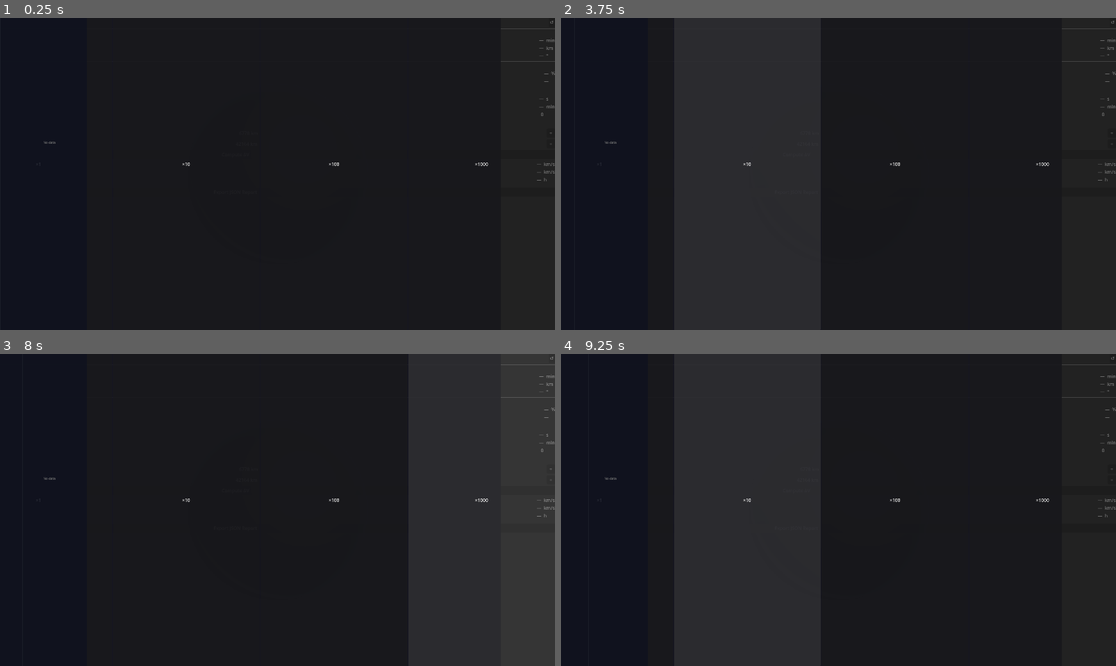
Above: before the commit, frames 1-4 (two rows, left to right).
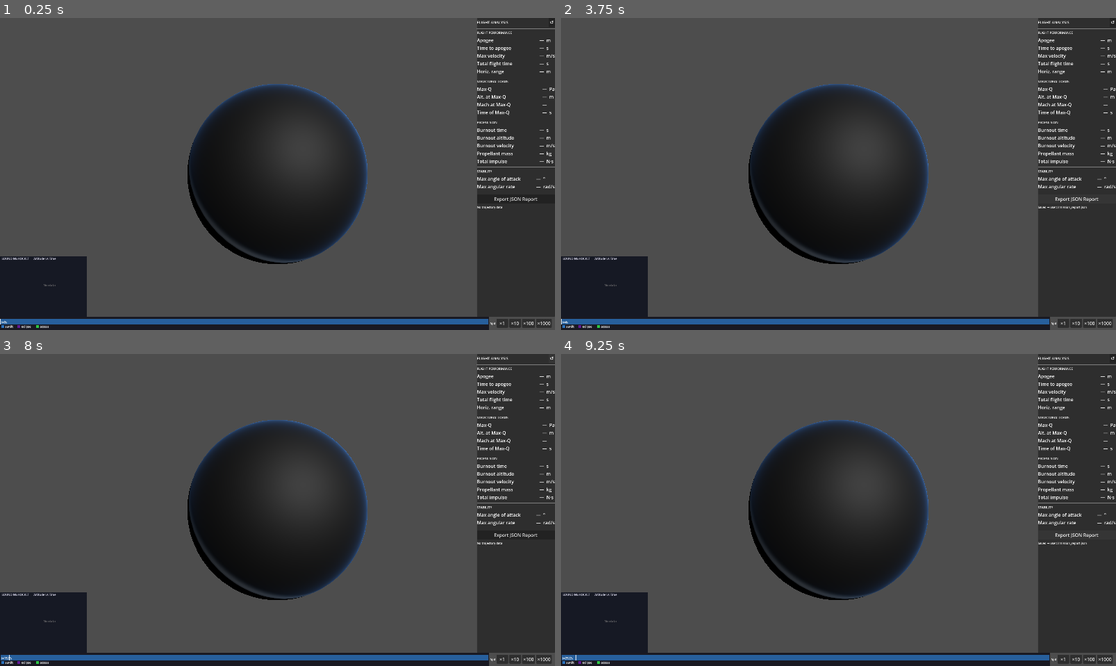
Above: after the commit, the same moments.

Repository: MrVeGGi3/vsl
Game: Godot game, scene res://scenes/main.tscn
The game is run twice, just before and just after one commit, with the same random seed, the same clock (stepped at 60 frames per second) and the same inputs.
Inputs (mouse positions are in pixels of both pictures, inside the frame that each line leads up to):
- Up to frame 1 (0.25 s): no input
- Up to frame 2 (3.75 s): click "↺" at 0.5 s; click (1110, 133) at 1.25 s, where only the run before the commit has a clickable "+"; click (1110, 142) at 2 s, where only the run before the commit has a clickable "+"; click (794, 155) at 2.75 s, where only the run before the commit has a clickable "Compute ΔV"; click "Export JSON Report" at 3.5 s
- Up to frame 3 (8 s): click "×1" at 4.25 s; click "×10" at 5 s; click "×100" at 5.75 s; click "×1000" at 6.5 s; click "↺" at 7.25 s
- Up to frame 4 (9.25 s): click (1110, 469) at 8 s, where only the run before the commit has a clickable "+"; click "Export JSON Report" at 8.75 s

The runs differ from the first frame. In frame 1, 71% of the frame differs, in the area x 0-100%, y 0-100%; in frame 2, 74%; in frame 3, 71%; in frame 4, 74%.

Commit message:
fix(trajectory): correct 6-DOF stability and flight analysis UI
- Fix aerodynamic torque sign: use r_cp × F_aero_body (cross product)
  instead of scalar τ_y from unsigned AoA — was destabilizing pitch-down
  perturbations and causing max_angular_rate=1400 rad/s
- Fix AoA discontinuity at apogee: atan(v_perp, v_body_z) replaces
  acos(vz/v_mag) with hard cutoff at v_mag=1 m/s — eliminated MaxIters
- Add drag-only regime for AoA beyond table bounds (post-apogee phase),
  prevents non-physical CN extrapolation during descent
- Add landing ContinuousCallback to stop ODE at z=0
- Report max_aoa/max_omega only during ascent (vz > 0 filter)
- Reorient AnalysisPanel to flight metrics (Max-Q, burnout, stability)
- Add SolverBridge.get_trajectory_summary()
- Dynamic layout for all UI panels; clip_contents on TrajectoryPanel
All 484 tests passing.

Co-Authored-By: Claude Sonnet 4.6 <noreply@anthropic.com>

Diff:
--- a/godot/project/scenes/main.tscn
+++ b/godot/project/scenes/main.tscn
@@ -55,7 +55,5 @@
 [node name="AnalysisPanel" parent="UILayer" unique_id=1442753459 instance=ExtResource("4")]
 
 [node name="MissionTimeline" parent="UILayer" unique_id=1239035440 instance=ExtResource("5")]
-layout_mode = 3
-anchors_preset = 0
 
 [node name="TrajectoryPanel" parent="UILayer" unique_id=987654321 instance=ExtResource("9")]
--- a/godot/project/scripts/analysis_panel.gd
+++ b/godot/project/scripts/analysis_panel.gd
@@ -1,27 +1,35 @@
 extends PanelContainer
 
-var _period_val:       Label
-var _alt_val:          Label
-var _incl_val:         Label
-var _eclipse_frac_val: Label
-var _eclipse_n_val:    Label
-var _next_pass_val:    Label
-var _avg_dur_val:      Label
-var _n_passes_val:     Label
-var _r1_val:           float = 6778.0
-var _r2_val:           float = 42164.0
-var _r1_label:         Label
-var _r2_label:         Label
-var _dv1_val:          Label
-var _dv2_val:          Label
-var _tof_val:          Label
-var _status_label:     Label
+var _apogee_val:      Label
+var _apogee_t_val:    Label
+var _max_v_val:       Label
+var _flight_t_val:    Label
+var _range_val:       Label
+
+var _max_q_val:       Label
+var _max_q_alt_val:   Label
+var _max_q_mach_val:  Label
+var _max_q_t_val:     Label
+
+var _burnout_t_val:   Label
+var _burnout_alt_val: Label
+var _burnout_v_val:   Label
+var _prop_mass_val:   Label
+var _impulse_val:     Label
+
+var _aoa_val:         Label
+var _omega_val:       Label
+
+var _status_label:    Label
+
+func _do_layout() -> void:
+	var vp := get_viewport_rect().size
+	set_position(Vector2(vp.x - 270.0, 0.0))
+	set_size(Vector2(270.0, vp.y - 46.0))
 
 func _ready() -> void:
-	set_anchor_and_offset(SIDE_LEFT,   1.0, -290.0)
-	set_anchor_and_offset(SIDE_RIGHT,  1.0,    0.0)
-	set_anchor_and_offset(SIDE_TOP,    0.0,    0.0)
-	set_anchor_and_offset(SIDE_BOTTOM, 1.0,    0.0)
+	_do_layout()
+	get_viewport().size_changed.connect(_do_layout)
 
 	var outer := VBoxContainer.new()
 	outer.size_flags_vertical = Control.SIZE_EXPAND_FILL
@@ -40,10 +48,10 @@
 	inner.size_flags_horizontal = Control.SIZE_EXPAND_FILL
 	scroll.add_child(inner)
 
-	_build_orbit_section(inner)
-	_build_eclipse_section(inner)
-	_build_access_section(inner)
-	_build_maneuver_section(inner)
+	_build_performance_section(inner)
+	_build_loads_section(inner)
+	_build_propulsion_section(inner)
+	_build_stability_section(inner)
 	_build_report_section(inner)
 
 	_status_label = Label.new()
@@ -56,7 +64,7 @@
 	var hbox := HBoxContainer.new()
 	parent.add_child(hbox)
 	var title := Label.new()
-	title.text = "MISSION ANALYSIS"
+	title.text = "FLIGHT ANALYSIS"
 	title.add_theme_font_size_override("font_size", 13)
 	title.size_flags_horizontal = Control.SIZE_EXPAND_FILL
 	hbox.add_child(title)
@@ -67,46 +75,40 @@
 	hbox.add_child(refresh_btn)
 	parent.add_child(HSeparator.new())
 
-func _build_orbit_section(parent: VBoxContainer) -> void:
-	_section_label(parent, "ORBIT")
+func _build_performance_section(parent: VBoxContainer) -> void:
+	_section_label(parent, "FLIGHT PERFORMANCE")
 	var grid := _new_grid(parent)
-	_period_val = _grid_row(grid, "Time per orbit", "—", "min")
-	_alt_val    = _grid_row(grid, "Altitude",       "—", "km")
-	_incl_val   = _grid_row(grid, "Inclination",    "—", "°")
+	_apogee_val   = _grid_row(grid, "Apogee",           "—", "m")
+	_apogee_t_val = _grid_row(grid, "Time to apogee",   "—", "s")
+	_max_v_val    = _grid_row(grid, "Max velocity",      "—", "m/s")
+	_flight_t_val = _grid_row(grid, "Total flight time", "—", "s")
+	_range_val    = _grid_row(grid, "Horiz. range",      "—", "m")
 	parent.add_child(HSeparator.new())
 
-func _build_eclipse_section(parent: VBoxContainer) -> void:
-	_section_label(parent, "ECLIPSE  (24 h)")
+func _build_loads_section(parent: VBoxContainer) -> void:
+	_section_label(parent, "STRUCTURAL LOADS")
 	var grid := _new_grid(parent)
-	_eclipse_frac_val = _grid_row(grid, "Time in shadow", "—", "%")
-	_eclipse_n_val    = _grid_row(grid, "Shadow periods", "—", "")
+	_max_q_val      = _grid_row(grid, "Max-Q",          "—", "Pa")
+	_max_q_alt_val  = _grid_row(grid, "Alt. at Max-Q",  "—", "m")
+	_max_q_mach_val = _grid_row(grid, "Mach at Max-Q",  "—", "")
+	_max_q_t_val    = _grid_row(grid, "Time of Max-Q",  "—", "s")
 	parent.add_child(HSeparator.new())
 
-func _build_access_section(parent: VBoxContainer) -> void:
-	_section_label(parent, "GROUND STATION  (Brasília, 5° mask)")
+func _build_propulsion_section(parent: VBoxContainer) -> void:
+	_section_label(parent, "PROPULSION")
 	var grid := _new_grid(parent)
-	_next_pass_val = _grid_row(grid, "Next pass in",    "—", "s")
-	_avg_dur_val   = _grid_row(grid, "Contact duration", "—", "min")
-	_n_passes_val  = _grid_row(grid, "Passes today",    "—", "")
+	_burnout_t_val   = _grid_row(grid, "Burnout time",     "—", "s")
+	_burnout_alt_val = _grid_row(grid, "Burnout altitude", "—", "m")
+	_burnout_v_val   = _grid_row(grid, "Burnout velocity", "—", "m/s")
+	_prop_mass_val   = _grid_row(grid, "Propellant mass",  "—", "kg")
+	_impulse_val     = _grid_row(grid, "Total impulse",    "—", "N·s")
 	parent.add_child(HSeparator.new())
 
-func _build_maneuver_section(parent: VBoxContainer) -> void:
-	_section_label(parent, "ORBITAL TRANSFER  (Hohmann)")
-	_r1_label = _spin_row(parent, "From orbit", _r1_val, 100.0,
-		func(v): _r1_val = v; _compute_hohmann())
-	_r2_label = _spin_row(parent, "To orbit  ", _r2_val, 500.0,
-		func(v): _r2_val = v; _compute_hohmann())
-
-	var btn := Button.new()
-	btn.text = "Compute ΔV"
-	btn.focus_mode = Control.FOCUS_NONE
-	btn.pressed.connect(_compute_hohmann)
-	parent.add_child(btn)
-
+func _build_stability_section(parent: VBoxContainer) -> void:
+	_section_label(parent, "STABILITY")
 	var grid := _new_grid(parent)
-	_dv1_val = _grid_row(grid, "ΔV departure", "—", "km/s")
-	_dv2_val = _grid_row(grid, "ΔV arrival",   "—", "km/s")
-	_tof_val = _grid_row(grid, "Transit time",  "—", "h")
+	_aoa_val   = _grid_row(grid, "Max angle of attack", "—", "°")
+	_omega_val = _grid_row(grid, "Max angular rate",    "—", "rad/s")
 	parent.add_child(HSeparator.new())
 
 func _build_report_section(parent: VBoxContainer) -> void:
@@ -123,57 +125,37 @@
 	if bridge == null:
 		_set_status("Bridge offline")
 		return
+	if not bridge.has_method("get_trajectory_summary"):
+		_set_status("get_trajectory_summary not available")
+		return
 	_set_status("")
 
-	if bridge.has_method("get_mission_summary"):
-		var d: Dictionary = bridge.get_mission_summary()
-		if d.has("period_s"):
-			_period_val.text = "%.1f" % (float(d["period_s"]) / 60.0)
-		if d.has("altitude_km"):
-			_alt_val.text = "%.0f" % float(d["altitude_km"])
-		if d.has("inclination_deg"):
-			_incl_val.text = "%.1f" % float(d["inclination_deg"])
+	var d: Dictionary = bridge.get_trajectory_summary()
+	if d.is_empty():
+		_set_status("No trajectory data")
+		return
 
-	if bridge.has_method("get_eclipse_result"):
-		var ecl: Dictionary = bridge.get_eclipse_result()
-		if ecl.has("fraction"):
-			_eclipse_frac_val.text = "%.1f" % (float(ecl["fraction"]) * 100.0)
-		if ecl.has("n_periods"):
-			_eclipse_n_val.text = str(int(ecl["n_periods"]))
+	_apogee_val.text   = "%.0f"   % float(d.get("apogee_m",          0.0))
+	_apogee_t_val.text = "%.1f"   % float(d.get("apogee_time_s",     0.0))
+	var v_mps: float   = float(d.get("max_velocity_mps",  0.0))
+	var v_mach: float  = float(d.get("max_velocity_mach", 0.0))
+	_max_v_val.text    = "%.0f (M%.2f)" % [v_mps, v_mach]
+	_flight_t_val.text = "%.1f"   % float(d.get("landing_time_s",    0.0))
+	_range_val.text    = "%.0f"   % float(d.get("range_m",           0.0))
 
-	if bridge.has_method("get_access_windows"):
-		var wins: Array = bridge.get_access_windows()
-		_n_passes_val.text = str(wins.size())
-		if wins.size() > 0:
-			var total_dur := 0.0
-			for w in wins:
-				total_dur += float(w["t_end_s"]) - float(w["t_start_s"])
-			_avg_dur_val.text = "%.1f" % (total_dur / wins.size() / 60.0)
-			if bridge.has_method("get_sim_time_s"):
-				var t_now: float = bridge.get_sim_time_s()
-				var next_dt := INF
-				for w in wins:
-					var ts := float(w["t_start_s"])
-					if ts > t_now:
-						next_dt = minf(next_dt, ts - t_now)
-				_next_pass_val.text = "%.0f" % next_dt if next_dt < INF else "N/A"
+	_max_q_val.text      = "%.0f"  % float(d.get("max_q_pa",         0.0))
+	_max_q_alt_val.text  = "%.0f"  % float(d.get("max_q_altitude_m", 0.0))
+	_max_q_mach_val.text = "%.3f"  % float(d.get("max_q_mach",       0.0))
+	_max_q_t_val.text    = "%.2f"  % float(d.get("max_q_time_s",     0.0))
 
-func _compute_hohmann() -> void:
-	var bridge := get_node_or_null("/root/Main/SolverBridge")
-	if bridge == null or not bridge.has_method("compute_hohmann"):
-		_set_status("compute_hohmann not available")
-		return
-	if _r1_val <= 0.0 or _r2_val <= 0.0:
-		_set_status("Invalid radii")
-		return
-	var res: Dictionary = bridge.compute_hohmann(_r1_val, _r2_val)
-	if res.is_empty():
-		_set_status("Hohmann failed")
-		return
-	if res.has("dv1_kms"): _dv1_val.text = "%.4f" % float(res["dv1_kms"])
-	if res.has("dv2_kms"): _dv2_val.text = "%.4f" % float(res["dv2_kms"])
-	if res.has("tof_s"):   _tof_val.text  = "%.2f" % (float(res["tof_s"]) / 3600.0)
-	_set_status("")
+	_burnout_t_val.text   = "%.2f" % float(d.get("burnout_time_s",       0.0))
+	_burnout_alt_val.text = "%.0f" % float(d.get("burnout_altitude_m",   0.0))
+	_burnout_v_val.text   = "%.0f" % float(d.get("burnout_velocity_mps", 0.0))
+	_prop_mass_val.text   = "%.2f" % float(d.get("propellant_mass_kg",   0.0))
+	_impulse_val.text     = "%.0f" % float(d.get("total_impulse_ns",     0.0))
+
+	_aoa_val.text   = "%.1f" % float(d.get("max_aoa_deg",            0.0))
+	_omega_val.text = "%.3f" % float(d.get("max_angular_rate_rad_s", 0.0))
 
 func _export_report() -> void:
 	var bridge := get_node_or_null("/root/Main/SolverBridge")
@@ -212,42 +194,6 @@
 	grid.add_child(u)
 	return v
 
-func _make_label(parent: HBoxContainer, text: String) -> void:
-	var lbl := Label.new()
-	lbl.text = text
-	parent.add_child(lbl)
-
-func _spin_row(parent: VBoxContainer, label_text: String, initial: float,
-               step: float, on_change: Callable) -> Label:
-	var row := HBoxContainer.new()
-	parent.add_child(row)
-	_make_label(row, label_text + " ")
-	var btn_minus := Button.new()
-	btn_minus.text = "−"
-	btn_minus.focus_mode = Control.FOCUS_NONE
-	btn_minus.custom_minimum_size = Vector2(28, 0)
-	row.add_child(btn_minus)
-	var val_lbl := Label.new()
-	val_lbl.text = "%.0f km" % initial
-	val_lbl.size_flags_horizontal = Control.SIZE_EXPAND_FILL
-	val_lbl.horizontal_alignment = HORIZONTAL_ALIGNMENT_CENTER
-	row.add_child(val_lbl)
-	var btn_plus := Button.new()
-	btn_plus.text = "+"
-	btn_plus.focus_mode = Control.FOCUS_NONE
-	btn_plus.custom_minimum_size = Vector2(28, 0)
-	row.add_child(btn_plus)
-	var state := [initial]  # Array as mutable reference — float is captured by value in GDScript 4
-	btn_minus.pressed.connect(func():
-		state[0] = maxf(state[0] - step, 6371.0 + 100.0)
-		val_lbl.text = "%.0f km" % state[0]
-		on_change.call(state[0]))
-	btn_plus.pressed.connect(func():
-		state[0] += step
-		val_lbl.text = "%.0f km" % state[0]
-		on_change.call(state[0]))
-	return val_lbl
-
 func _set_status(msg: String) -> void:
 	if _status_label:
 		_status_label.text = msg
--- a/godot/project/scripts/mission_timeline.gd
+++ b/godot/project/scripts/mission_timeline.gd
@@ -1,9 +1,11 @@
 extends Control
 
-const BTN_AREA_W  := 180.0
-const BAR_Y       := 12.0
-const BAR_H       := 22.0
+const BTN_AREA_W  := 200.0
+const BTN_MARGIN  :=  24.0   # gap between right edge of screen and HBox
+const BAR_Y       := 8.0
+const BAR_H       := 18.0
 const LABEL_SIZE  := 10
+const STRIP_H     := 46.0
 
 var _eclipse_starts: PackedFloat64Array = PackedFloat64Array()
 var _eclipse_ends:   PackedFloat64Array = PackedFloat64Array()
@@ -11,35 +13,43 @@
 var _duration_s: float = 86400.0
 var _t_now:      float = 0.0
 
-var _frame_tick: int = 0
+var _frame_tick:  int = 0
+var _speed_hbox: HBoxContainer
 
 func _ready() -> void:
-	set_anchor_and_offset(SIDE_LEFT,   0.0,    0.0)
-	set_anchor_and_offset(SIDE_RIGHT,  1.0,    0.0)
-	set_anchor_and_offset(SIDE_TOP,    1.0,  -68.0)
-	set_anchor_and_offset(SIDE_BOTTOM, 1.0,    0.0)
+	_build_speed_buttons()
+	_do_layout()
+	get_viewport().size_changed.connect(_do_layout)
 
-	_build_speed_buttons()
+func _do_layout() -> void:
+	var vp := get_viewport_rect().size
+	set_position(Vector2(0.0, vp.y - STRIP_H))
+	set_size(Vector2(vp.x, STRIP_H))
+	if _speed_hbox:
+		_speed_hbox.set_position(Vector2(vp.x - BTN_AREA_W - BTN_MARGIN, 0.0))
+		_speed_hbox.set_size(Vector2(BTN_AREA_W, STRIP_H))
 
 func _build_speed_buttons() -> void:
-	var hbox := HBoxContainer.new()
-	hbox.set_anchor_and_offset(SIDE_LEFT,   1.0, -BTN_AREA_W)
-	hbox.set_anchor_and_offset(SIDE_RIGHT,  1.0,           0.0)
-	hbox.set_anchor_and_offset(SIDE_TOP,    0.0,           0.0)
-	hbox.set_anchor_and_offset(SIDE_BOTTOM, 1.0,           0.0)
-	add_child(hbox)
+	_speed_hbox = HBoxContainer.new()
+	_speed_hbox.add_theme_constant_override("separation", 4)
+	add_child(_speed_hbox)
 
 	var speed_label := Label.new()
-	speed_label.text = " Speed:"
-	hbox.add_child(speed_label)
+	speed_label.text = "Spd"
+	speed_label.add_theme_font_size_override("font_size", 10)
+	speed_label.vertical_alignment = VERTICAL_ALIGNMENT_CENTER
+	_speed_hbox.add_child(speed_label)
 
 	for speed in [1, 10, 100, 1000]:
 		var btn := Button.new()
 		btn.text = "×%d" % speed
-		btn.size_flags_horizontal = Control.SIZE_EXPAND_FILL
-		var s: int = speed  # capture for closure
+		btn.focus_mode = Control.FOCUS_NONE
+		btn.custom_minimum_size    = Vector2(40, 28)
+		btn.size_flags_horizontal  = Control.SIZE_SHRINK_CENTER
+		btn.size_flags_vertical    = Control.SIZE_SHRINK_CENTER
+		var s: int = speed
 		btn.pressed.connect(func(): _set_speed(s))
-		hbox.add_child(btn)
+		_speed_hbox.add_child(btn)
 
 func _set_speed(speed: int) -> void:
 	var bridge := get_node_or_null("/root/Main/SolverBridge")
@@ -86,7 +96,7 @@
 		queue_redraw()
 
 func _draw() -> void:
-	var bar_w := size.x - BTN_AREA_W - 8.0
+	var bar_w := size.x - BTN_AREA_W - BTN_MARGIN - 4.0
 	if bar_w <= 8.0:
 		return
 
@@ -111,16 +121,14 @@
 		var x1 := _to_x(float(w["t_end_s"]),   bar_w)
 		draw_rect(Rect2(x0, BAR_Y, maxf(x1 - x0, 2.0), BAR_H), Color(0.2, 0.9, 0.3, 0.85))
 
-	# Time cursor
+	# Time cursor — confined to the bar height only
 	var cx := _to_x(_t_now, bar_w)
-	draw_line(Vector2(cx, 0), Vector2(cx, size.y), Color(1, 1, 1, 0.9), 2.0)
+	draw_line(Vector2(cx, BAR_Y), Vector2(cx, BAR_Y + BAR_H), Color(1, 1, 1, 0.9), 2.0)
 
-	# Labels
+	# Labels — baseline inside bar so font ascent never exits the strip
 	var font := ThemeDB.fallback_font
-	draw_string(font, Vector2(4, BAR_Y - 2),
+	draw_string(font, Vector2(4.0, BAR_Y + BAR_H - 3.0),
 		"t=%.0fs" % _t_now, HORIZONTAL_ALIGNMENT_LEFT, -1, LABEL_SIZE, Color.WHITE)
-	draw_string(font, Vector2(bar_w - 4, BAR_Y - 2),
-		"%.0fs" % _duration_s, HORIZONTAL_ALIGNMENT_RIGHT, -1, LABEL_SIZE, Color(0.7, 0.7, 0.7))
 
 	# Legend
 	var ly := BAR_Y + BAR_H + 4.0
--- a/godot/project/scripts/solver_bridge.gd
+++ b/godot/project/scripts/solver_bridge.gd
@@ -135,6 +135,29 @@
 		return PackedFloat32Array()
 	return PackedFloat32Array(_data.get("trajectory_times", []) as Array)
 
+func get_trajectory_summary() -> Dictionary:
+	if not _loaded:
+		return {}
+	return {
+		"apogee_m":               float(_data.get("trajectory_apogee_m",        0.0)),
+		"apogee_time_s":          float(_data.get("apogee_time_s",               0.0)),
+		"landing_time_s":         float(_data.get("landing_time_s",              0.0)),
+		"range_m":                float(_data.get("range_m",                     0.0)),
+		"max_velocity_mps":       float(_data.get("max_velocity_mps",            0.0)),
+		"max_velocity_mach":      float(_data.get("max_velocity_mach",           0.0)),
+		"max_q_pa":               float(_data.get("max_q_pa",                    0.0)),
+		"max_q_altitude_m":       float(_data.get("max_q_altitude_m",            0.0)),
+		"max_q_mach":             float(_data.get("max_q_mach",                  0.0)),
+		"max_q_time_s":           float(_data.get("max_q_time_s",                0.0)),
+		"burnout_time_s":         float(_data.get("burnout_time_s",              0.0)),
+		"burnout_altitude_m":     float(_data.get("burnout_altitude_m",          0.0)),
+		"burnout_velocity_mps":   float(_data.get("burnout_velocity_mps",        0.0)),
+		"propellant_mass_kg":     float(_data.get("propellant_mass_kg",          0.0)),
+		"total_impulse_ns":       float(_data.get("total_impulse_ns",            0.0)),
+		"max_aoa_deg":            float(_data.get("max_aoa_deg",                 0.0)),
+		"max_angular_rate_rad_s": float(_data.get("max_angular_rate_rad_s",      0.0)),
+	}
+
 func export_report_json(user_path: String) -> void:
 	if not _loaded:
 		push_warning("SolverBridge: no data to export")
--- a/godot/project/scripts/trajectory_panel.gd
+++ b/godot/project/scripts/trajectory_panel.gd
@@ -17,15 +17,21 @@
 var _apogee_m:    float = 0.0
 var _apogee_t:    float = 0.0
 
+const PANEL_W := 300.0
+const PANEL_H := 210.0
+
 func _ready() -> void:
 	_positions = PackedVector3Array()
 	_positions.resize(MAX_POINTS)
+	_do_layout()
+	get_viewport().size_changed.connect(_do_layout)
 
-	# Anchor: bottom-left corner, 300 × 210 px
-	set_anchor_and_offset(SIDE_LEFT,   0.0,   0.0)
-	set_anchor_and_offset(SIDE_RIGHT,  0.0, 300.0)
-	set_anchor_and_offset(SIDE_TOP,    1.0, -210.0)
-	set_anchor_and_offset(SIDE_BOTTOM, 1.0,   0.0)
+func _do_layout() -> void:
+	var vp := get_viewport_rect().size
+	# Bottom-left corner, above the 46 px timeline strip
+	set_position(Vector2(0.0, vp.y - PANEL_H - 46.0))
+	set_size(Vector2(PANEL_W, PANEL_H))
+	clip_contents = true  # prevent draw calls from escaping the panel rect
 
 func _process(_delta: float) -> void:
 	if _loaded:
@@ -74,7 +80,14 @@
 	var ph  := sz.y - y0 - MARGIN       # plot height
 	var origin := Vector2(x0, y0 + ph)  # bottom-left of plot axes
 
-	var t_max   := maxf(float(_times[_point_count - 1]), 1.0)
+	# Clip trajectory to air-time only (altitude >= 0); last point underground breaks the chart
+	var n_draw := _point_count
+	for i in range(_point_count - 1, -1, -1):
+		if _positions[i].y >= 0.0:
+			n_draw = i + 1
+			break
+
+	var t_max   := maxf(float(_times[n_draw - 1]), 1.0)
 	var alt_max := maxf(_apogee_m, 1.0)
 
 	# Axes
@@ -89,16 +102,16 @@
 			Color(1.0, 0.4, 0.1, 0.45))
 		xi += 8
 
-	# Trajectory polyline with altitude-based color gradient
+	# Trajectory polyline — only valid (above-ground) points
 	var pts    := PackedVector2Array()
 	var colors := PackedColorArray()
-	pts.resize(_point_count)
-	colors.resize(_point_count)
-	for i in _point_count:
+	pts.resize(n_draw)
+	colors.resize(n_draw)
+	for i in n_draw:
 		var t_n := float(_times[i]) / t_max
-		var a_n := _positions[i].y  / alt_max
+		var a_n := clampf(_positions[i].y / alt_max, 0.0, 1.0)
 		pts[i]    = Vector2(origin.x + t_n * pw, origin.y - a_n * ph)
-		colors[i] = COLOR_GROUND.lerp(COLOR_APOGEE, clampf(a_n, 0.0, 1.0))
+		colors[i] = COLOR_GROUND.lerp(COLOR_APOGEE, a_n)
 	draw_polyline_colors(pts, colors, LINE_WIDTH, true)
 
 	# Apogee dot + label
Not shown, added: solver/generate_trajectory_json.jl
Not shown, changed: solver/src/trajectory/sixdof.jl
Not shown, changed: solver/test/trajectory/test_sixdof.jl
